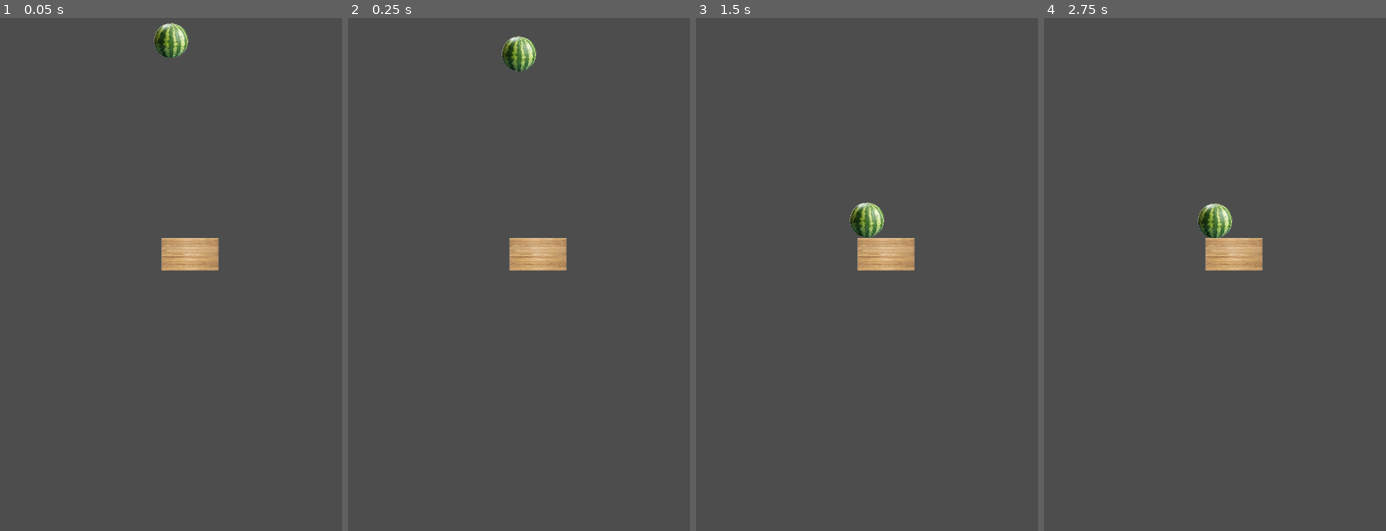
Above: before the commit, frames 1-4 (left to right).
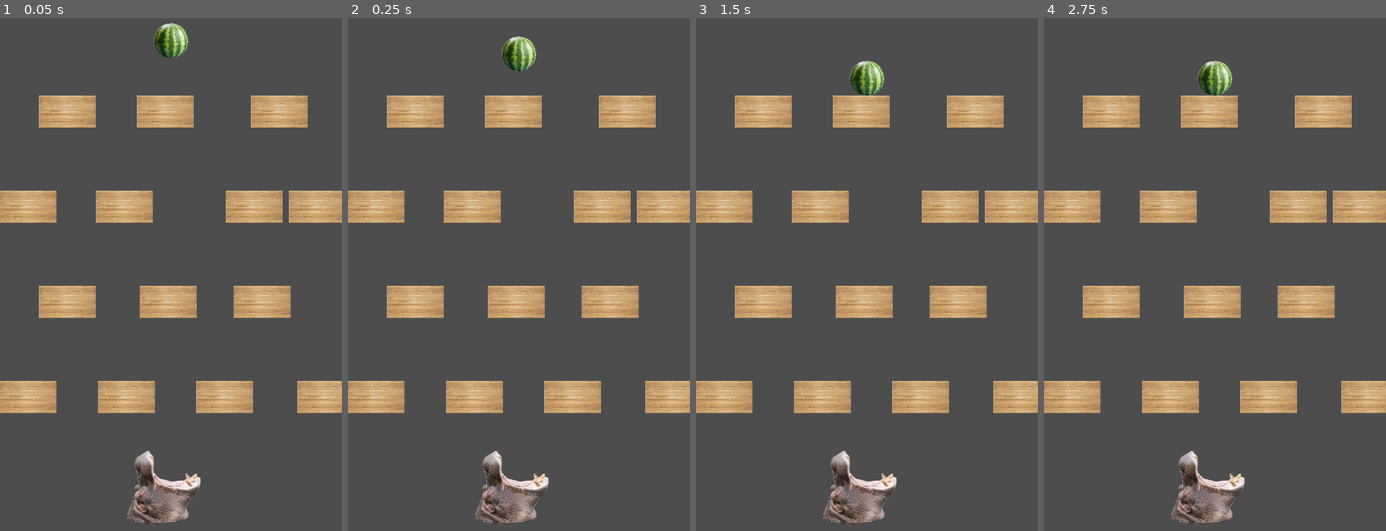
Above: after the commit, the same moments.

Repository: codemonsters/macaronigate
Game: Godot game, scene res://minigames/happyhippo/main.tscn
The game is run twice, just before and just after one commit, with the same random seed, the same clock (stepped at 60 frames per second) and the same inputs. This scene is started directly instead of the project's main scene.
Inputs (mouse positions are in pixels of both pictures, inside the frame that each line leads up to):
- Up to frame 1 (0.05 s): no input
- Up to frame 2 (0.25 s): no input
- Up to frame 3 (1.5 s): move the mouse to (942, 289) at 0.52 s; hold Right (ui_right) 0.53-1.28 s; click (942, 289) at 0.67 s; move the mouse to (798, 351) at 1.27 s; hold Down (ui_down) from 1.28 s (still down)
- Up to frame 4 (2.75 s): tap Enter at 2 s; move the mouse to (1249, 187) at 2.02 s; release Down (ui_down) at 2.03 s; hold Right (ui_right) from 2.03 s (still down)

The runs differ from the first frame. In frame 1, 17% of the frame differs, in the area x 0-100%, y 15-99%; in frame 2, 17%; in frame 3, 18%; in frame 4, 18%, in the area x 0-100%, y 8-99%.

Commit message:
Añadidas plataformas

Diff:
--- a/src/minigames/happyhippo/main.gd
+++ b/src/minigames/happyhippo/main.gd
@@ -1,9 +1,23 @@
 extends Node2D
 #Sonido hipopótamo: Mummy Zombie - Mike Koenig en soundbible.com/1059-Mummy-Zombie.html
+var madera = preload("res://minigames/happyhippo/madera.tscn")
+var separacion = 100
+var num_plataformas
+var distancia
+
+
 
 # Called when the node enters the scene tree for the first time.
 func _ready():
-	pass # Replace with function body.
+	randomize()
+	num_plataformas = 720/(118+separacion)
+	num_plataformas = round(num_plataformas)
+	distancia = (720 - (118*num_plataformas+separacion*(num_plataformas-1)))/2
+	for y in range(4):
+		for x in range(num_plataformas+y%2):
+			var madera2 = madera.instantiate()
+			add_child(madera2)
+			madera2.position=Vector2((distancia)*((y+1)%2)+59+(2*59+separacion+(randi() % 41 - 20))*x,200+200*y)
 
 
 # Called every frame. 'delta' is the elapsed time since the previous frame.
--- a/src/minigames/happyhippo/main.tscn
+++ b/src/minigames/happyhippo/main.tscn
@@ -2,7 +2,7 @@
 
 [ext_resource type="Script" path="res://minigames/happyhippo/main.gd" id="1_mca63"]
 [ext_resource type="PackedScene" uid="uid://bvpnrwu51kssf" path="res://minigames/happyhippo/watermelon.tscn" id="1_wyqtf"]
-[ext_resource type="PackedScene" uid="uid://bljusdppoko6h" path="res://minigames/happyhippo/madera.tscn" id="3_q75wp"]
+[ext_resource type="Texture2D" uid="uid://1o8c4wcmaskf" path="res://minigames/happyhippo/Happyhippo.png" id="4_gi4xr"]
 
 [node name="main" type="Node2D"]
 script = ExtResource("1_mca63")
@@ -10,5 +10,7 @@
 [node name="watermelon" parent="." instance=ExtResource("1_wyqtf")]
 position = Vector2(360, 50)
 
-[node name="madera" parent="." instance=ExtResource("3_q75wp")]
-position = Vector2(400, 500)
+[node name="Sprite2D" type="Sprite2D" parent="."]
+position = Vector2(360, 1000)
+scale = Vector2(0.3, 0.3)
+texture = ExtResource("4_gi4xr")
